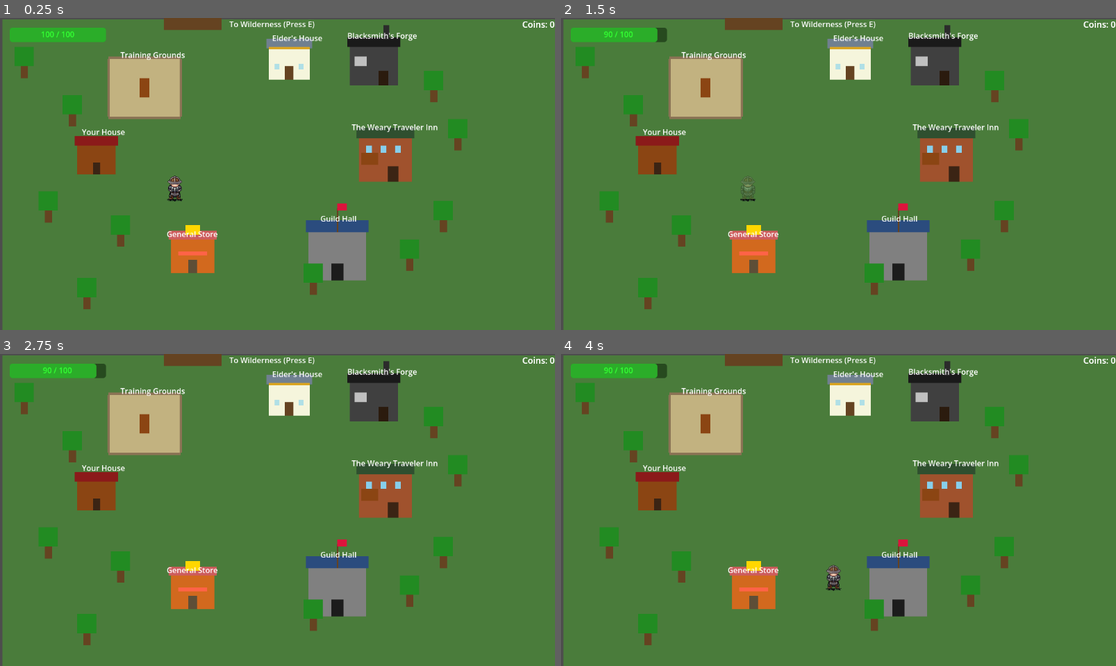
Above: before the commit, frames 1-4 (two rows, left to right).
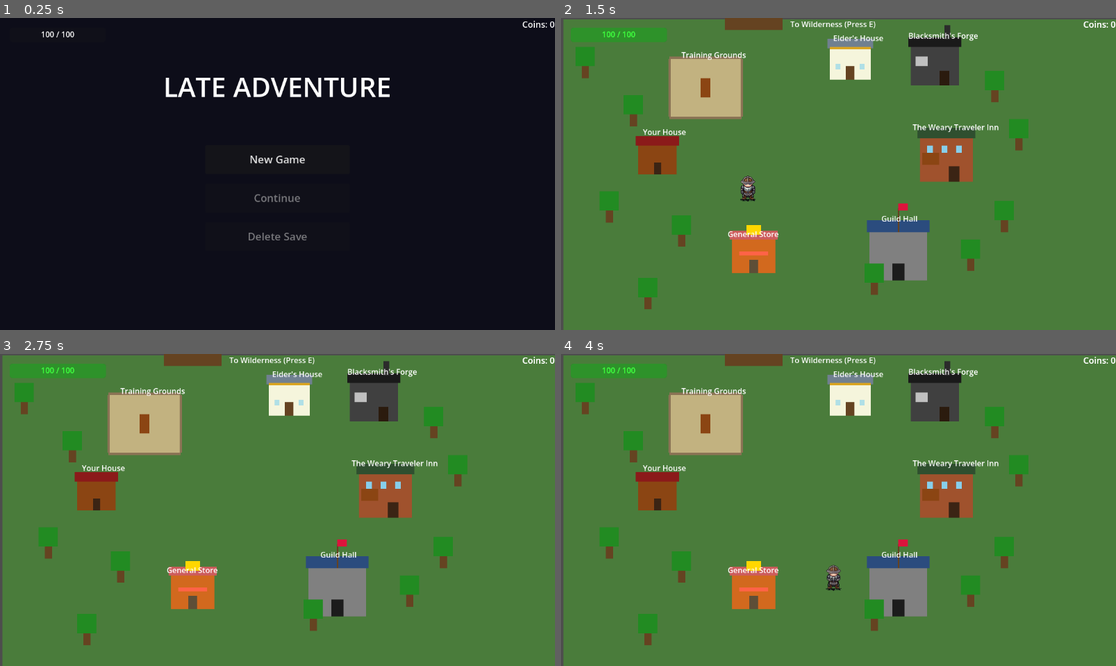
Above: after the commit, the same moments.

Repository: koukous/late-adventure
Game: Godot game, scene res://scenes/main_menu.tscn
Same seed, same stepped clock (60 frames per second), same inputs: the game is played once before the commit and once after it. Before the commit the project starts from res://scenes/village.tscn. Sound files missing from this copy of the repository are replaced by a short silence.
Inputs (mouse positions are in pixels of both pictures, inside the frame that each line leads up to):
- Up to frame 1 (0.25 s): no input
- Up to frame 2 (1.5 s): click (838, 158) at 0.5 s, where only the run after the commit has a clickable "New Game"; tap E at 1.25 s; move the mouse to (960, 158) at 1.27 s; hold D (move_right) from 1.28 s (still down); tap Enter (ui_accept) at 1.35 s; click (960, 158) at 1.42 s
- Up to frame 3 (2.75 s): tap Enter (ui_accept) at 1.52, 1.82, 2.1, 2.27, 2.57 s; tap E at 2 s; move the mouse to (166, 525) at 2.02 s; release D (move_right) at 2.03 s; hold S (move_down) from 2.03 s (still down)
- Up to frame 4 (4 s): tap E at 2.75, 3.5 s; move the mouse to (894, 441) at 2.77 s; release S (move_down) at 2.78 s; hold D (move_right) 2.78-3.53 s; tap Enter (ui_accept) at 2.85, 3.6, 3.77 s; move the mouse to (810, 572) at 3.52 s; hold W (move_up) from 3.53 s (still down); click (810, 572) at 3.67 s

The runs differ from the first frame. In frame 1, 100% of the frame differs, in the area x 0-100%, y 0-100%; in frame 2, 0.9%; in frame 3, 0.7%; in frame 4, 0.7%.

Commit message:
fixingand cleaning code

Diff:
--- a/project.godot
+++ b/project.godot
@@ -11,7 +11,7 @@
 [application]
 
 config/name="late adventure"
-run/main_scene="uid://bkkwnmymilnn5"
+run/main_scene="res://scenes/main_menu.tscn"
 config/features=PackedStringArray("4.6", "Forward Plus")
 config/icon="res://icon.svg"
 
@@ -19,6 +19,7 @@
 
 InventoryManager="*uid://cyvucvcuw4nnl"
 GlobalUI="*uid://blrghfb0id5hc"
+SaveManager="*res://scripts/global/core/save_manager.gd"
 SceneManager="*uid://7ubni2pn1s2n"
 DialogueUI="*uid://khsalhy0nbt4"
 EquipmentManager="*uid://i8lbr2biceo4"
--- a/scenes/global/resourceWood.tscn
+++ b/scenes/global/resourceWood.tscn
@@ -1,20 +1,14 @@
 [gd_scene format=3 uid="uid://dyb0vlc76fbf1"]
 
 [ext_resource type="Script" uid="uid://djepofernmmux" path="res://scripts/global/player/gatherable_resource.gd" id="1_uyq4f"]
-[ext_resource type="Script" uid="uid://c4xjbmk0lvhi7" path="res://scripts/global/clases/item_data.gd" id="2_gpdo8"]
-
-[sub_resource type="Resource" id="Resource_hv3yj"]
-script = ExtResource("2_gpdo8")
-item_name = "wood"
-description = "wood log"
-metadata/_custom_type_script = "uid://c4xjbmk0lvhi7"
+[ext_resource type="Resource" path="res://resources/materials/wood.tres" id="2_wood"]
 
 [sub_resource type="CircleShape2D" id="CircleShape2D_13xww"]
 radius = 15.0
 
 [node name="ResourceWood" type="Area2D" unique_id=562034828]
 script = ExtResource("1_uyq4f")
-resource_item = SubResource("Resource_hv3yj")
+resource_item = ExtResource("2_wood")
 
 [node name="WoodVisual" type="ColorRect" parent="." unique_id=41329013]
 offset_left = -10.0
--- /dev/null
+++ b/scenes/main_menu.tscn
@@ -0,0 +1,8 @@
+[gd_scene format=3]
+
+[ext_resource type="Script" path="res://scripts/global/core/main_menu.gd" id="1"]
+
+[node name="MainMenu" type="Control"]
+anchor_right = 1.0
+anchor_bottom = 1.0
+script = ExtResource("1")
--- a/scripts/global/core/guild_manager.gd
+++ b/scripts/global/core/guild_manager.gd
@@ -62,7 +62,7 @@
 signal quest_completed()
 
 func _ready():
-	print("✅ Guild Manager loaded - Current Rank: ", get_rank_name(current_rank))
+	pass
 
 # Get rank name as string
 func get_rank_name(rank: Rank) -> String:
@@ -133,23 +133,26 @@
 # Rank up (call after passing trial boss)
 func rank_up() -> bool:
 	if current_rank == Rank.S:
-		print("Already at maximum rank!")
 		return false
 
 	current_rank += 1
-	print("🎉 RANK UP! New rank: ", get_rank_name(current_rank))
-
 	rank_changed.emit(current_rank)
+
+	# Save immediately after rank up
+	var save_manager = get_node_or_null("/root/SaveManager")
+	if save_manager:
+		var scene_manager = get_node_or_null("/root/SceneManager")
+		var scene_path = scene_manager.current_scene.scene_file_path if scene_manager and scene_manager.current_scene else ""
+		var player = get_tree().get_first_node_in_group("player")
+		var pos = player.global_position if player else Vector2.ZERO
+		save_manager.save_game(scene_path, pos)
+
 	return true
 
 # Track quest completion
 func complete_quest():
 	quests_completed += 1
 	quest_completed.emit()
-
-	print("Quest completed! Total: ", quests_completed)
-
-	# Check if can rank up now
 	check_rank_up_availability()
 
 # Track monster kills
@@ -167,9 +170,7 @@
 # Check if rank up is now available
 func check_rank_up_availability(player_level: int = 1):
 	if can_rank_up(player_level):
-		var next_rank = current_rank + 1
-		print("⭐ Rank up available! You can now attempt rank ", get_rank_letter(next_rank), " trial!")
-		rank_up_available.emit(next_rank)
+		rank_up_available.emit(current_rank + 1)
 
 # Get current rank info
 func get_rank_info() -> Dictionary:
@@ -199,5 +200,3 @@
 	total_monsters_killed = data.get("monsters", 0)
 	total_resources_gathered = data.get("resources", 0)
 	dungeons_cleared = data.get("dungeons", 0)
-
-	print("Guild data loaded - Rank: ", get_rank_name(current_rank))
--- /dev/null
+++ b/scripts/global/core/main_menu.gd
@@ -0,0 +1,151 @@
+extends Control
+
+const VILLAGE_SCENE = "res://scenes/village.tscn"
+
+var save_manager
+var confirm_panel: Panel = null
+
+func _ready():
+	set_anchors_and_offsets_preset(Control.PRESET_FULL_RECT)
+	save_manager = get_node_or_null("/root/SaveManager")
+	create_ui()
+
+func create_ui():
+	var screen = get_viewport().get_visible_rect().size
+	var center = screen / 2
+
+	# Background
+	var bg = ColorRect.new()
+	bg.color = Color(0.05, 0.05, 0.1)
+	bg.set_anchors_and_offsets_preset(Control.PRESET_FULL_RECT)
+	add_child(bg)
+
+	# Title
+	var title = Label.new()
+	title.text = "LATE ADVENTURE"
+	title.add_theme_font_size_override("font_size", 56)
+	title.horizontal_alignment = HORIZONTAL_ALIGNMENT_CENTER
+	title.set_anchors_and_offsets_preset(Control.PRESET_TOP_WIDE)
+	title.offset_top = center.y - 220
+	title.offset_bottom = center.y - 140
+	add_child(title)
+
+	# Buttons
+	var btn_size = Vector2(300, 60)
+	var btn_x = center.x - btn_size.x / 2
+	var spacing = 80
+
+	_make_button("New Game",    Vector2(btn_x, center.y - 60),            btn_size, false,              _on_new_game_pressed)
+	_make_button("Continue",    Vector2(btn_x, center.y - 60 + spacing),  btn_size, not _has_save(),    _on_continue_pressed)
+	_make_button("Delete Save", Vector2(btn_x, center.y - 60 + spacing*2), btn_size, not _has_save(),   _on_delete_save_pressed)
+
+func _make_button(label: String, pos: Vector2, sz: Vector2, disabled: bool, callback: Callable) -> Button:
+	var btn = Button.new()
+	btn.text = label
+	btn.position = pos
+	btn.size = sz
+	btn.custom_minimum_size = sz
+	btn.add_theme_font_size_override("font_size", 22)
+	btn.disabled = disabled
+	btn.pressed.connect(callback)
+	add_child(btn)
+	return btn
+
+func _has_save() -> bool:
+	return save_manager != null and save_manager.has_save()
+
+# --- Button handlers ---
+
+func _on_new_game_pressed():
+	_reset_all_managers()
+	var scene_manager = get_node_or_null("/root/SceneManager")
+	if scene_manager:
+		scene_manager.change_scene(VILLAGE_SCENE)
+
+func _on_continue_pressed():
+	if not _has_save():
+		return
+
+	var saved_scene = save_manager.get_saved_scene()
+	var saved_position = save_manager.get_saved_player_position()
+
+	save_manager.load_game()
+
+	var scene_manager = get_node_or_null("/root/SceneManager")
+	if scene_manager:
+		var target = saved_scene if saved_scene != "" else VILLAGE_SCENE
+		scene_manager.change_scene(target, saved_position)
+
+func _on_delete_save_pressed():
+	_show_confirm_dialog()
+
+# --- Confirm dialog ---
+
+func _show_confirm_dialog():
+	if confirm_panel:
+		return
+
+	var center = get_viewport().get_visible_rect().size / 2
+
+	confirm_panel = Panel.new()
+	confirm_panel.size = Vector2(420, 170)
+	confirm_panel.position = center - confirm_panel.size / 2
+	add_child(confirm_panel)
+
+	var label = Label.new()
+	label.text = "Delete save? This cannot be undone."
+	label.horizontal_alignment = HORIZONTAL_ALIGNMENT_CENTER
+	label.position = Vector2(10, 35)
+	label.size = Vector2(400, 40)
+	label.add_theme_font_size_override("font_size", 16)
+	confirm_panel.add_child(label)
+
+	var yes_btn = Button.new()
+	yes_btn.text = "Yes, Delete"
+	yes_btn.position = Vector2(40, 105)
+	yes_btn.size = Vector2(150, 42)
+	yes_btn.add_theme_color_override("font_color", Color(1, 0.3, 0.3))
+	yes_btn.pressed.connect(_on_confirm_delete)
+	confirm_panel.add_child(yes_btn)
+
+	var no_btn = Button.new()
+	no_btn.text = "Cancel"
+	no_btn.position = Vector2(230, 105)
+	no_btn.size = Vector2(150, 42)
+	no_btn.pressed.connect(_on_cancel_delete)
+	confirm_panel.add_child(no_btn)
+
+func _on_confirm_delete():
+	if save_manager:
+		save_manager.delete_save()
+	_close_confirm_dialog()
+	# Rebuild to grey out Continue / Delete buttons
+	for child in get_children():
+		child.queue_free()
+	await get_tree().process_frame
+	create_ui()
+
+func _on_cancel_delete():
+	_close_confirm_dialog()
+
+func _close_confirm_dialog():
+	if confirm_panel:
+		confirm_panel.queue_free()
+		confirm_panel = null
+
+# --- Helpers ---
+
+func _reset_all_managers():
+	var inventory_manager = get_node_or_null("/root/InventoryManager")
+	if inventory_manager:
+		inventory_manager.clear_inventory()
+
+	var equipment_manager = get_node_or_null("/root/EquipmentManager")
+	if equipment_manager:
+		for slot in equipment_manager.equipped_items.keys():
+			equipment_manager.equipped_items[slot] = null
+		equipment_manager.calculate_total_stats()
+
+	var guild_manager = get_node_or_null("/root/GuildManager")
+	if guild_manager:
+		guild_manager.load_guild_data({})
--- /dev/null
+++ b/scripts/global/core/save_manager.gd
@@ -0,0 +1,137 @@
+extends Node
+# SaveManager - handles saving, loading, and deleting game state
+# Add to Autoload as "SaveManager"
+
+const SAVE_PATH = "user://save.json"
+
+signal save_completed
+signal save_loaded
+signal save_deleted
+
+func has_save() -> bool:
+	return FileAccess.file_exists(SAVE_PATH)
+
+func save_game(scene_path: String = "", player_position: Vector2 = Vector2.ZERO):
+	var inventory_manager = get_node_or_null("/root/InventoryManager")
+	var equipment_manager = get_node_or_null("/root/EquipmentManager")
+	var guild_manager = get_node_or_null("/root/GuildManager")
+
+	var data = {
+		"scene": scene_path,
+		"player_position": { "x": player_position.x, "y": player_position.y },
+		"guild": guild_manager.save_guild_data() if guild_manager else {},
+		"inventory": _serialize_inventory(inventory_manager),
+		"equipment": _serialize_equipment(equipment_manager)
+	}
+
+	var file = FileAccess.open(SAVE_PATH, FileAccess.WRITE)
+	if file:
+		file.store_string(JSON.stringify(data, "\t"))
+		file.close()
+		save_completed.emit()
+
+func load_game() -> bool:
+	if not has_save():
+		return false
+
+	var file = FileAccess.open(SAVE_PATH, FileAccess.READ)
+	if not file:
+		return false
+
+	var json = JSON.new()
+	var err = json.parse(file.get_as_text())
+	file.close()
+
+	if err != OK:
+		return false
+
+	var data = json.get_data()
+
+	var inventory_manager = get_node_or_null("/root/InventoryManager")
+	var equipment_manager = get_node_or_null("/root/EquipmentManager")
+	var guild_manager = get_node_or_null("/root/GuildManager")
+
+	if guild_manager and data.has("guild"):
+		guild_manager.load_guild_data(data["guild"])
+
+	if inventory_manager and data.has("inventory"):
+		_deserialize_inventory(inventory_manager, data["inventory"])
+
+	if equipment_manager and data.has("equipment"):
+		_deserialize_equipment(equipment_manager, data["equipment"])
+
+	save_loaded.emit()
+	return true
+
+func get_saved_scene() -> String:
+	if not has_save():
+		return ""
+	var file = FileAccess.open(SAVE_PATH, FileAccess.READ)
+	if not file:
+		return ""
+	var json = JSON.new()
+	if json.parse(file.get_as_text()) != OK:
+		file.close()
+		return ""
+	file.close()
+	return json.get_data().get("scene", "")
+
+func get_saved_player_position() -> Vector2:
+	if not has_save():
+		return Vector2.ZERO
+	var file = FileAccess.open(SAVE_PATH, FileAccess.READ)
+	if not file:
+		return Vector2.ZERO
+	var json = JSON.new()
+	if json.parse(file.get_as_text()) != OK:
+		file.close()
+		return Vector2.ZERO
+	file.close()
+	var pos = json.get_data().get("player_position", {"x": 0, "y": 0})
+	return Vector2(pos["x"], pos["y"])
+
+func delete_save():
+	if has_save():
+		DirAccess.remove_absolute(SAVE_PATH)
+		save_deleted.emit()
+
+# --- Serialization ---
+
+func _serialize_inventory(inventory_manager) -> Dictionary:
+	if not inventory_manager:
+		return {}
+	var result = {}
+	for item_name in inventory_manager.inventory:
+		var entry = inventory_manager.inventory[item_name]
+		var item_data = entry["data"]
+		if item_data and item_data.resource_path != "":
+			result[item_name] = {
+				"resource_path": item_data.resource_path,
+				"quantity": entry["quantity"]
+			}
+	return result
+
+func _deserialize_inventory(inventory_manager, data: Dictionary):
+	inventory_manager.clear_inventory()
+	for item_name in data:
+		var entry = data[item_name]
+		var item = load(entry["resource_path"])
+		if item:
+			inventory_manager.add_item(item, entry["quantity"])
+
+func _serialize_equipment(equipment_manager) -> Dictionary:
+	if not equipment_manager:
+		return {}
+	var result = {}
+	for slot in equipment_manager.equipped_items:
+		var item = equipment_manager.equipped_items[slot]
+		result[slot] = item.resource_path if item and item.resource_path != "" else null
+	return result
+
+func _deserialize_equipment(equipment_manager, data: Dictionary):
+	for slot in data:
+		var path = data[slot]
+		if path:
+			var item = load(path)
+			if item:
+				equipment_manager.equip_item(item)
--- a/scripts/global/core/scene_manager.gd
+++ b/scripts/global/core/scene_manager.gd
@@ -11,41 +11,32 @@
 	current_scene = root.get_child(root.get_child_count() - 1)
 
 func change_scene(scene_path: String, spawn_position: Vector2 = Vector2.ZERO):
-	# Store current scene info
+	# Save destination scene + spawn point before transitioning
+	var save_manager = get_node_or_null("/root/SaveManager")
+	if save_manager:
+		save_manager.save_game(scene_path, spawn_position)
+
 	previous_scene = current_scene.scene_file_path if current_scene else ""
-
-	# Defer the scene change
 	call_deferred("_deferred_change_scene", scene_path, spawn_position)
 
 func _deferred_change_scene(scene_path: String, spawn_position: Vector2):
-	# Free current scene
 	if current_scene:
 		current_scene.free()
 
-	# Load new scene
 	var new_scene = load(scene_path)
 	if new_scene:
 		current_scene = new_scene.instantiate()
 		get_tree().root.add_child(current_scene)
 		get_tree().current_scene = current_scene
 
-		# Position player at spawn point
 		await get_tree().process_frame
 		position_player(spawn_position)
 
-		print("Changed to scene: ", scene_path)
-	else:
-		print("ERROR: Could not load scene: ", scene_path)
-
 func position_player(spawn_pos: Vector2):
-	# Find player in new scene
 	var player = get_tree().get_first_node_in_group("player")
 	if player and spawn_pos != Vector2.ZERO:
 		player.global_position = spawn_pos
-		print("Player positioned at: ", spawn_pos)
 
 func return_to_previous_scene(spawn_position: Vector2 = Vector2.ZERO):
 	if previous_scene != "":
 		change_scene(previous_scene, spawn_position)
-	else:
-		print("No previous scene to return to")
--- a/scripts/global/moveto/building_entrence.gd
+++ b/scripts/global/moveto/building_entrence.gd
@@ -40,17 +40,11 @@
 		enter_building()
 
 func enter_building():
-	if interior_scene_path != "":
-		print("Entering ", building_name)
-
-		# Get scene manager
-		var scene_manager = get_node_or_null("/root/SceneManager")
-		if scene_manager:
-			scene_manager.change_scene(interior_scene_path, spawn_position_in_interior)
-		else:
-			print("ERROR: SceneManager not found! Add to Autoload.")
-	else:
-		print(building_name, " has no interior scene assigned")
+	if interior_scene_path == "":
+		return
+	var scene_manager = get_node_or_null("/root/SceneManager")
+	if scene_manager:
+		scene_manager.change_scene(interior_scene_path, spawn_position_in_interior)
 
 func show_prompt():
 	if prompt_label:
--- a/scripts/global/moveto/exist_door.gd
+++ b/scripts/global/moveto/exist_door.gd
@@ -36,13 +36,9 @@
 		exit_building()
 
 func exit_building():
-	print("Exiting building...")
-
 	var scene_manager = get_node_or_null("/root/SceneManager")
 	if scene_manager:
 		scene_manager.change_scene(return_scene_path, spawn_position_in_village)
-	else:
-		print("ERROR: SceneManager not found!")
 
 func show_prompt():
 	if prompt_label:
Not shown, added: scripts/global/core/main_menu.gd.uid
Not shown, added: scripts/global/core/save_manager.gd.uid
